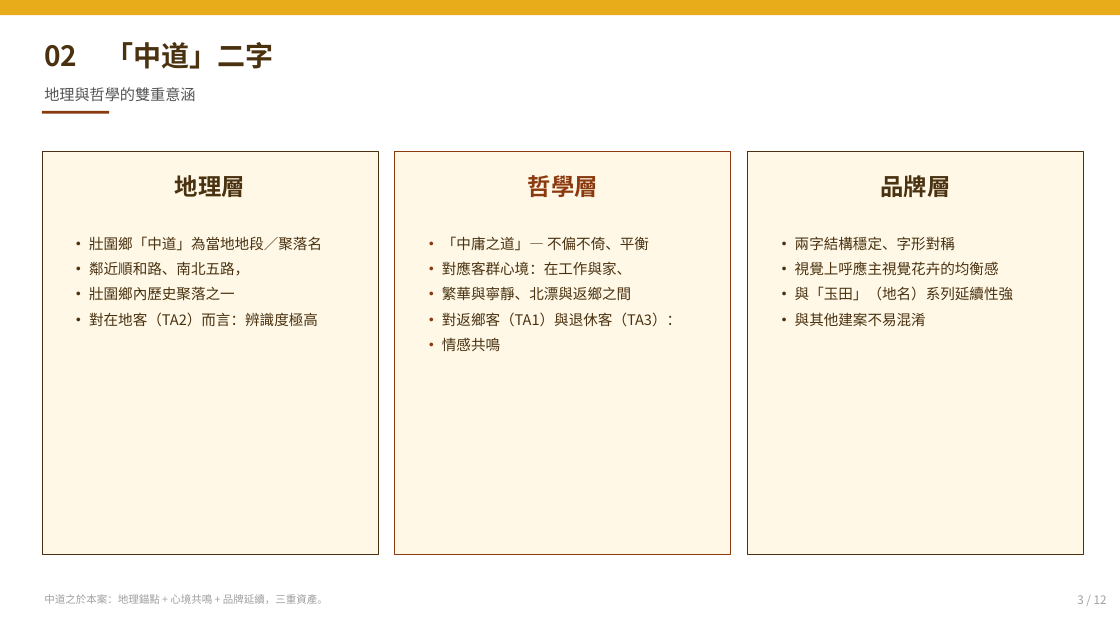
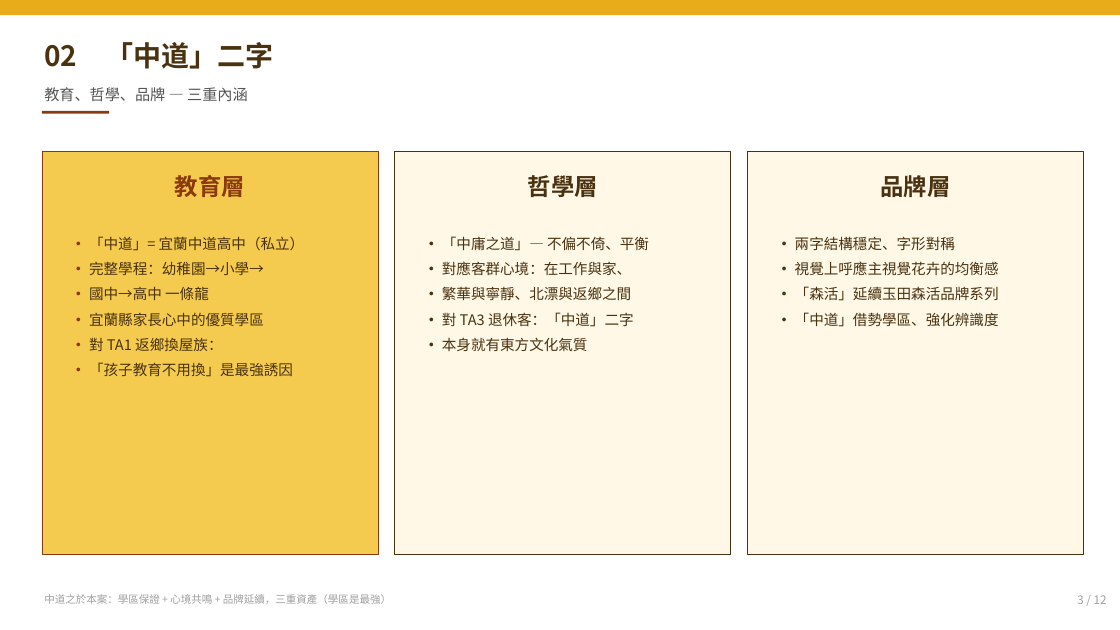
Before and after one commit to BansonLin/Pure-space-Branding, a slide deck: slide 4 of 02_簡報/02_中道森活_命名提案簡報.pptx. Drawn at 1120x630 pixels with LibreOffice and Linux fonts; fonts in the diff are those of the drawing. Boxes give left, top, right and bottom in pixels: in the first picture for what was removed or moved away, otherwise in the second. Text is boxed around its words. In the diff, an @@ line names an element or a change of style, - is before the commit and + after.

```diff
--- a/02_簡報/02_中道森活_命名提案簡報.pptx
+++ b/02_簡報/02_中道森活_命名提案簡報.pptx
@@ text at [44,87,248,101]: text changed @@
-地理與哲學的雙重意涵
+教育、哲學、品牌 — 三重內涵
@@ rectangle at [42,151,378,555]: fill #FFF8E7 to #F5CB4F; outline #4A3210 0.75 pt to #8B3A0F 0.75 pt @@
@@ text at [175,175,245,197]: text changed; text colour #4A3210 to #8B3A0F @@
-地理層
+教育層
@@ text "哲學層" at [528,175,598,197]: text colour #8B3A0F to #4A3210 @@
@@ rectangle at [395,151,731,555]: outline #8B3A0F 0.75 pt to #4A3210 0.75 pt @@
@@ text at [89,236,305,377]: text changed @@
-• 壯圍鄉「中道」為當地地段／聚落名
-• 鄰近順和路、南北五路，
-• 壯圍鄉內歷史聚落之一
-• 對在地客（TA2）而言：辨識度極高
+• 「中道」= 宜蘭中道高中（私立）
+• 完整學程：幼稚園→小學→
+• 國中→高中 一條龍
+• 宜蘭縣家長心中的優質學區
+• 對 TA1 返鄉換屋族：
+• 「孩子教育不用換」是最強誘因
@@ text at [795,286,999,327]: text changed @@
-• 與「玉田」（地名）系列延續性強
-• 與其他建案不易混淆
+• 「森活」延續玉田森活品牌系列
+• 「中道」借勢學區、強化辨識度
@@ text at [442,312,634,351]: text changed @@
-• 對返鄉客（TA1）與退休客（TA3）：
-• 情感共鳴
+• 對 TA3 退休客：「中道」二字
+• 本身就有東方文化氣質
@@ text at [44,594,391,604]: text changed @@
-中道之於本案：地理錨點 + 心境共鳴 + 品牌延續，三重資產。
+中道之於本案：學區保證 + 心境共鳴 + 品牌延續，三重資產（學區是最強）
```
Also in this commit, not shown: 5 other slides changed, 2 other files.
